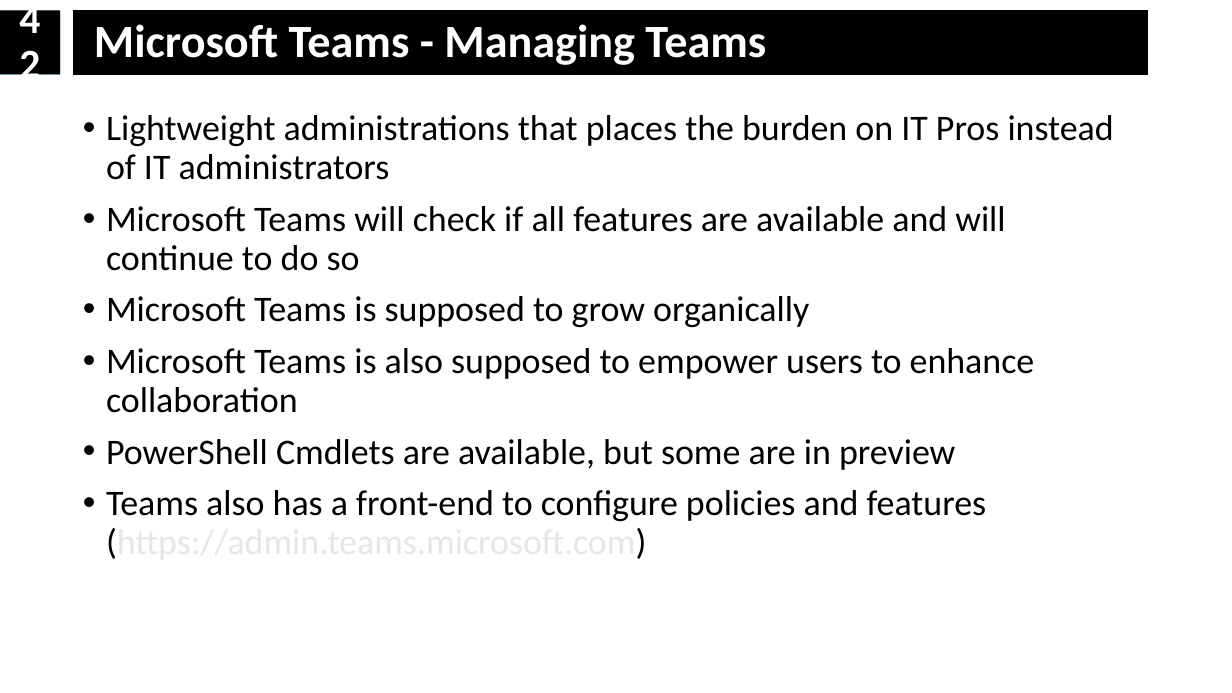
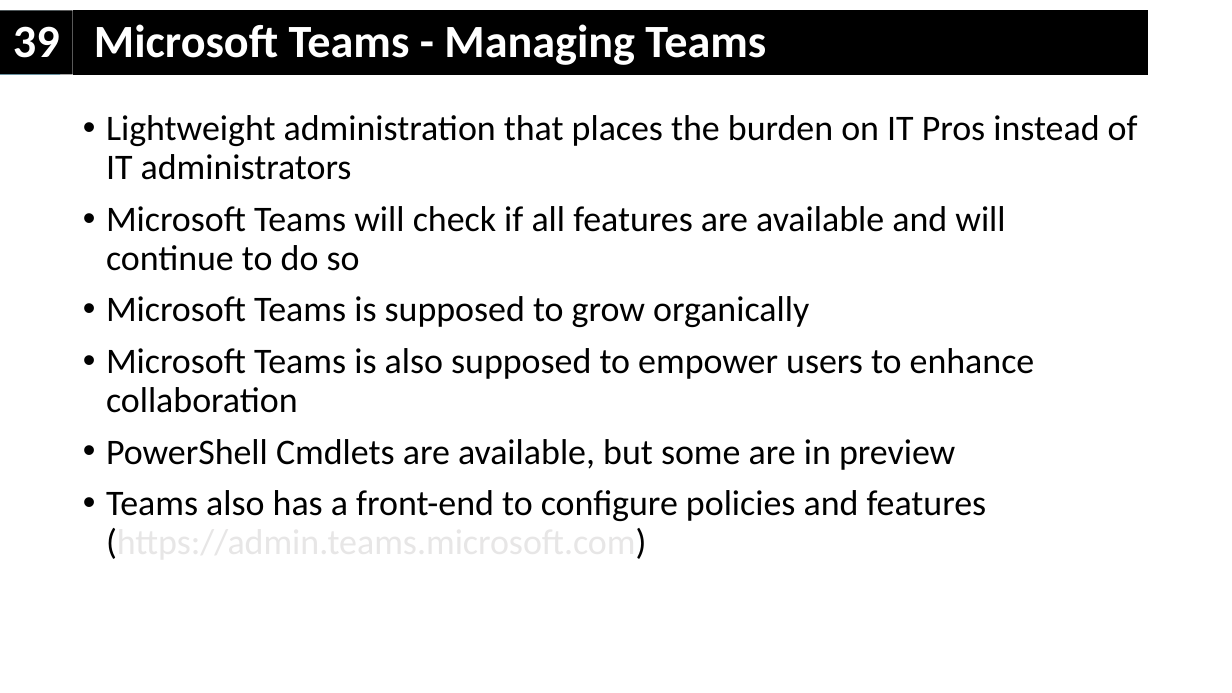
Before and after one commit to pkothree/OfficeCamp2019, a slide deck: slide 39 of Teams/Teams_2019.pptx (slide 42 before the commit). Drawn at 1232x693 pixels with LibreOffice and Linux fonts; fonts in the diff are those of the drawing. Boxes give left, top, right and bottom in pixels: in the first picture for what was removed or moved away, otherwise in the second. Text is boxed around its words. In the diff, an @@ line names an element or a change of style, - is before the commit and + after.

```diff
--- a/Teams/Teams_2019.pptx
+++ b/Teams/Teams_2019.pptx
@@ page number: place and size @@
-page number at (0,10,60,74)
+page number at (0,10,73,74)
@@ page number at (13,26,60,58): text changed; size 32.4 to 36 pt @@
-42
+39
@@ text at (106,115,1138,180): text changed @@
-• Lightweight administrations that places the burden on IT Pros instead of IT administrators
+• Lightweight administration that places the burden on IT Pros instead of IT administrators
```
Also in this commit, not shown: 43 other slides changed, 2 other files.
